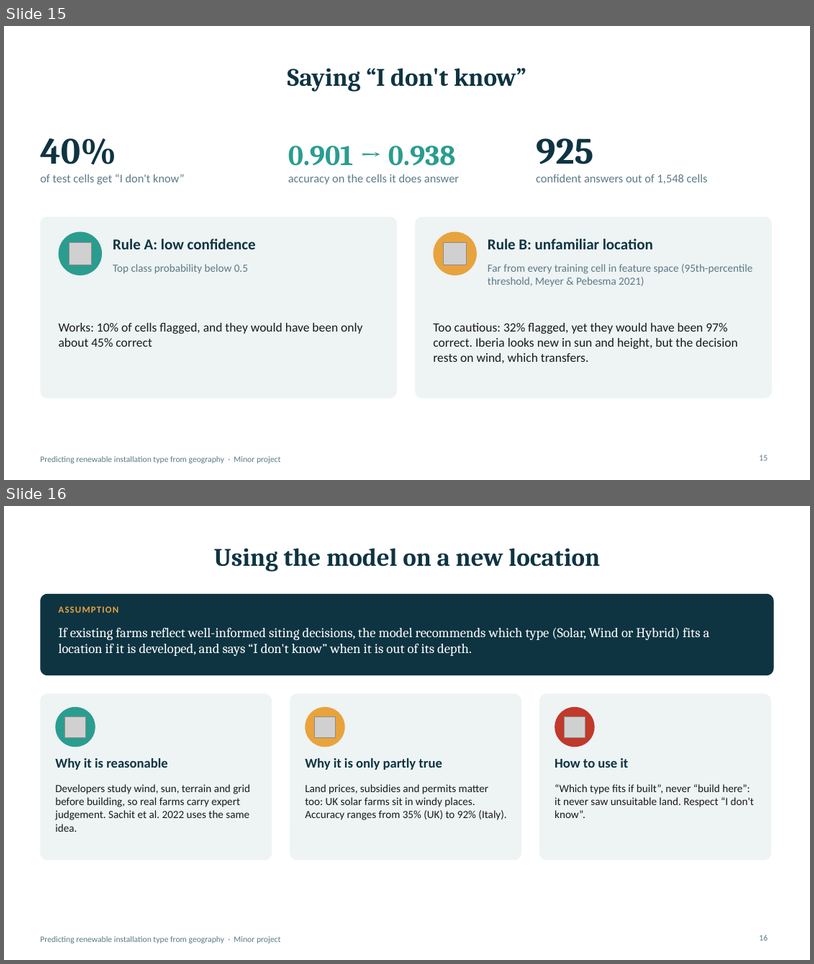
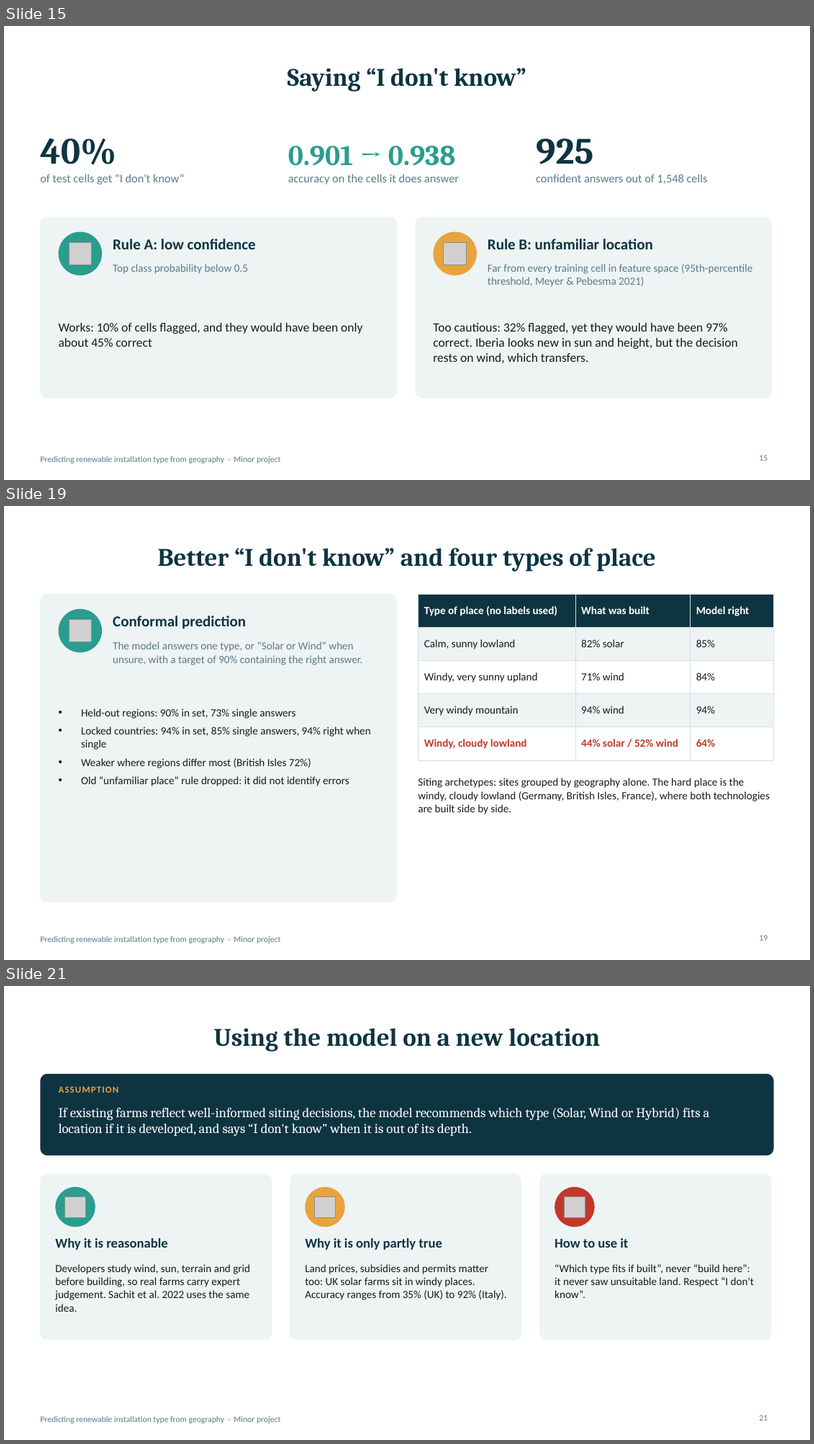
Before and after one commit to AshutoshSinghJ/renewable-siting-ml, a slide deck: outputs/Project_Presentation.pptx. Shown one above the other, each under a label of ours: slides 15 and 16 before the commit, slides 15, 19 and 21 after it; the slides between them are not shown. The pictures are 814x964 and 814x1444 pixels, drawn with LibreOffice and Linux fonts; fonts in the diff are those of the drawing; grey boxes stand for pictures. Boxes give left, top, right and bottom in pixels: in the first picture for what was removed or moved away, otherwise in the second. Text is boxed around its words. In the diff, an @@ line names an element or a change of style, - is before the commit and + after.

Commit message:
Improvement round: local-context features, Extra Trees, conformal sets, locked final test
- src/06-11: new features, 11-region leave-one-region-out experiments, conformal
  prediction, archetypes and SHAP, patch neural network, one-time locked test
- Globe site: Improved model, Archetypes and Final test views; Results and About updated
- Report section 8, five new slides, docs and README updated

```diff
--- a/outputs/Project_Presentation.pptx
+++ b/outputs/Project_Presentation.pptx
@@ slide 19 added at (4,506,810,960), background #FFFFFF; not listed: 1 template element that a slide beside it also shows @@
@@ title added at (158,548,656,572), 30 pt, text #0E3442, bold @@
+Better “I don't know” and four types of place
@@ rounded rectangle added at (40,594,397,902), fill #EEF3F4 @@
@@ ellipse added at (59,609,102,652), fill #2A9D8F @@
@@ table added at (419,594,774,752), 5 rows, 3 columns @@
+Type of place (no labels used) | What was built | Model right
+Calm, sunny lowland | 82% solar | 85%
+Windy, very sunny upland | 71% wind | 84%
+Very windy mountain | 94% wind | 94%
+Windy, cloudy lowland | 44% solar / 52% wind | 64%
@@ picture added at (69,619,91,641) @@
@@ text added at (113,615,246,629), 18 pt, text #0E3442, bold @@
+Conformal prediction
@@ text added at (113,641,363,665), 13 pt, text #5C7A86 @@
+The model answers one type, or “Solar or Wind” when unsure, with a target of 90% containing the right answer.
@@ text added at (81,708,370,786), 13 pt, text #1A1A1A @@
+• Held-out regions: 90% in set, 73% single answers
+• Locked countries: 94% in set, 85% single answers, 94% right when single
+• Weaker where regions differ most (British Isles 72%)
+• Old “unfamiliar place” rule dropped: it did not identify errors
@@ text added at (418,777,770,814), 13 pt, text #1A1A1A @@
+Siting archetypes: sites grouped by geography alone. The hard place is the windy, cloudy lowland (Germany, British Isles, France), where both technologies are built side by side.
@@ page number added at (759,934,768,940), 10 pt, text #5C7A86 @@
+19
@@ what was slide 16 is now slide 21 @@
@@ page number at (759,1414,768,1420): text changed @@
-16
+21
```
Also in this commit, not shown: 2 slides changed, 4 other slides added, 47 other files.
